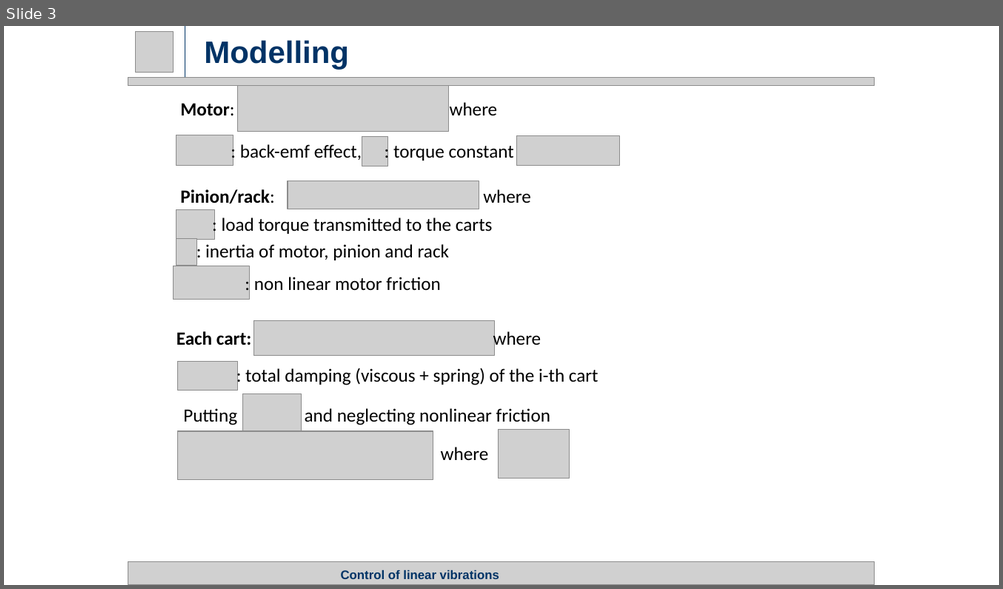
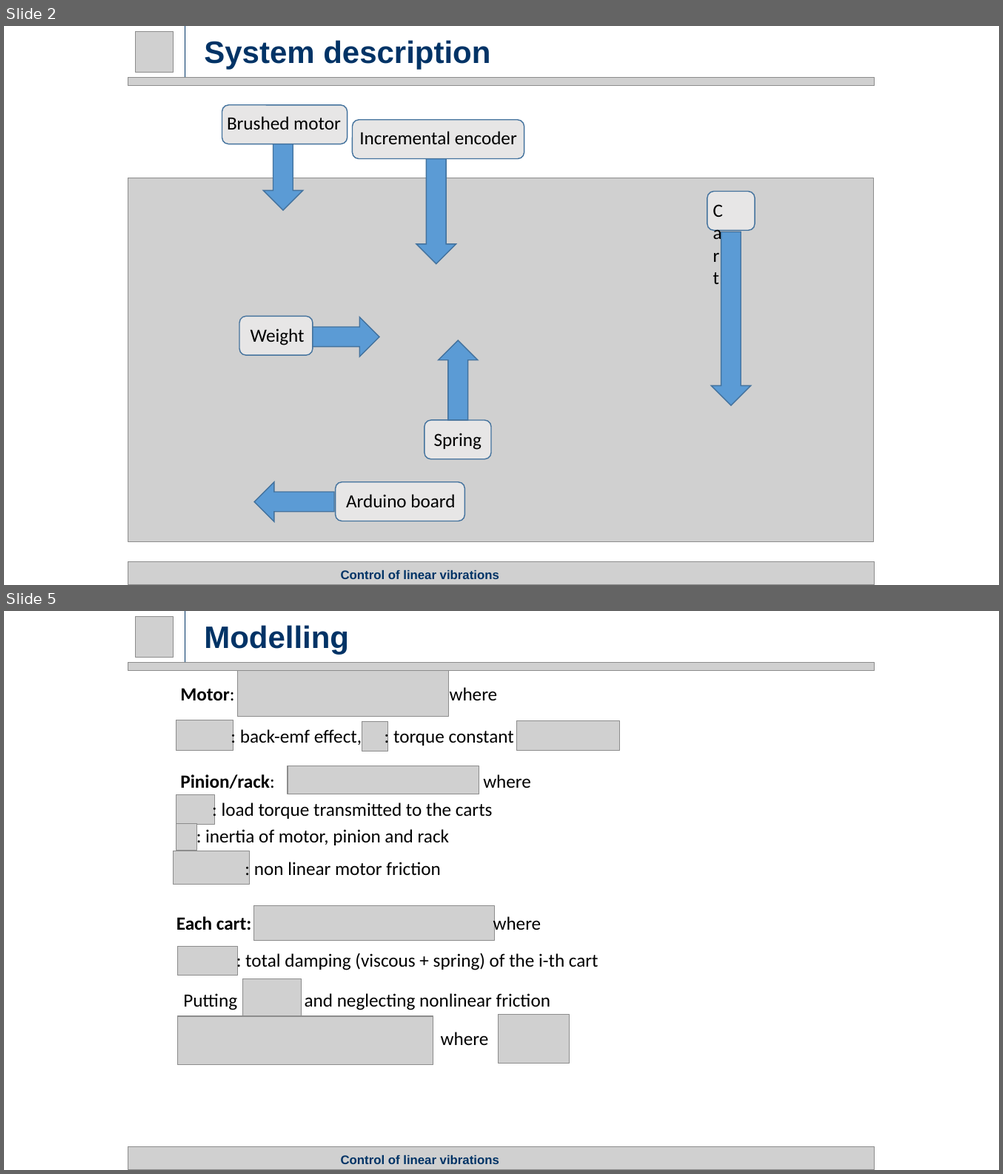
Before and after one commit to rssalessio/Control-Linear-Vibrations, a slide deck: finalPresentation/Part 1/Part1.pptx. Shown one above the other, each under a label of ours: slide 3 before the commit, slides 2 and 5 after it; the slides between them are not shown. The pictures are 1003x589 and 1003x1174 pixels, drawn with LibreOffice and Linux fonts; fonts in the diff are those of the drawing; grey boxes stand for pictures. Boxes give left, top, right and bottom in pixels: in the first picture for what was removed or moved away, otherwise in the second. Text is boxed around its words. In the diff, an @@ line names an element or a change of style, - is before the commit and + after.

```diff
--- a/finalPresentation/Part 1/Part1.pptx
+++ b/finalPresentation/Part 1/Part1.pptx
@@ slide 2 added at [4, 26, 999, 585], background #FFFFFF @@
@@ picture added at [135, 31, 173, 73] @@
@@ line added from (185, 78) to (185, 26), #003366 0.75 pt @@
@@ title added at [204, 40, 490, 69], 30 pt, text #003366, bold @@
+System description
@@ picture added at [128, 78, 875, 86] @@
@@ rounded rectangle added at [222, 105, 347, 144], fill #E7E6E6, outline #43739E 1 pt @@
@@ text added at [227, 116, 341, 130], 18 pt, text #000000 @@
+Brushed motor
@@ rounded rectangle added at [353, 120, 524, 158], fill #E7E6E6, outline #43739E 1 pt @@
@@ text added at [359, 131, 517, 144], 18 pt, text #000000 @@
+Incremental encoder
@@ down arrow added at [263, 141, 302, 210], fill #5B9BD5, outline #43739E 1 pt @@
@@ down arrow added at [417, 158, 456, 264], fill #5B9BD5, outline #43739E 1 pt @@
@@ picture added at [128, 178, 874, 543] @@
@@ rounded rectangle added at [707, 192, 754, 230], fill #E7E6E6, outline #43739E 1 pt @@
@@ text added at [707, 195, 720, 225], 18 pt, text #000000 @@
+Cart
@@ down arrow added at [711, 232, 751, 406], fill #5B9BD5, outline #43739E 1 pt @@
@@ rounded rectangle added at [240, 316, 313, 355], fill #E7E6E6, outline #43739E 1 pt @@
@@ text added at [250, 329, 304, 346], 18 pt, text #000000 @@
+Weight
@@ right arrow added at [299, 318, 379, 358], fill #5B9BD5, outline #43739E 1 pt @@
@@ up arrow added at [438, 340, 478, 420], fill #5B9BD5, outline #43739E 1 pt @@
@@ rounded rectangle added at [424, 420, 490, 460], fill #E7E6E6, outline #43739E 1 pt @@
@@ text added at [434, 433, 481, 450], 18 pt, text #000000 @@
+Spring
@@ left arrow added at [254, 483, 334, 522], fill #5B9BD5, outline #43739E 1 pt @@
@@ rounded rectangle added at [336, 483, 464, 521], fill #E7E6E6, outline #43739E 1 pt @@
@@ text added at [346, 494, 455, 508], 18 pt, text #000000 @@
+Arduino board
@@ picture added at [128, 562, 875, 585] @@
@@ title added at [341, 571, 499, 580], 12 pt, text #003366, bold @@
+Control of linear vibrations
@@ what was slide 3 is now slide 5 @@
```
Also in this commit, not shown: 1 slide changed, 1 other slide added, 1 other file.
